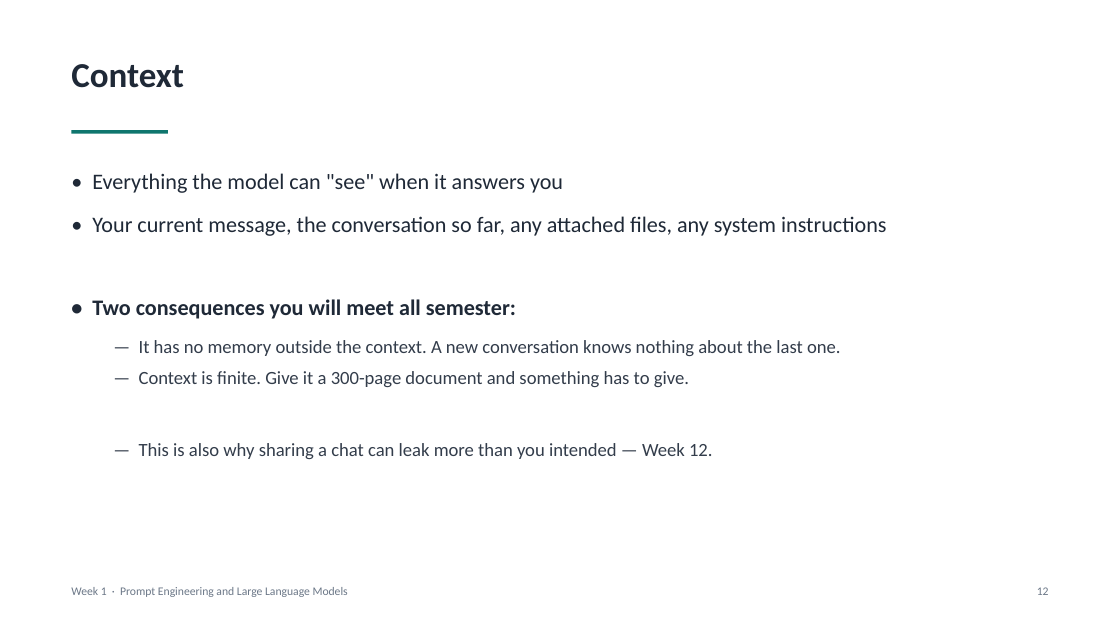
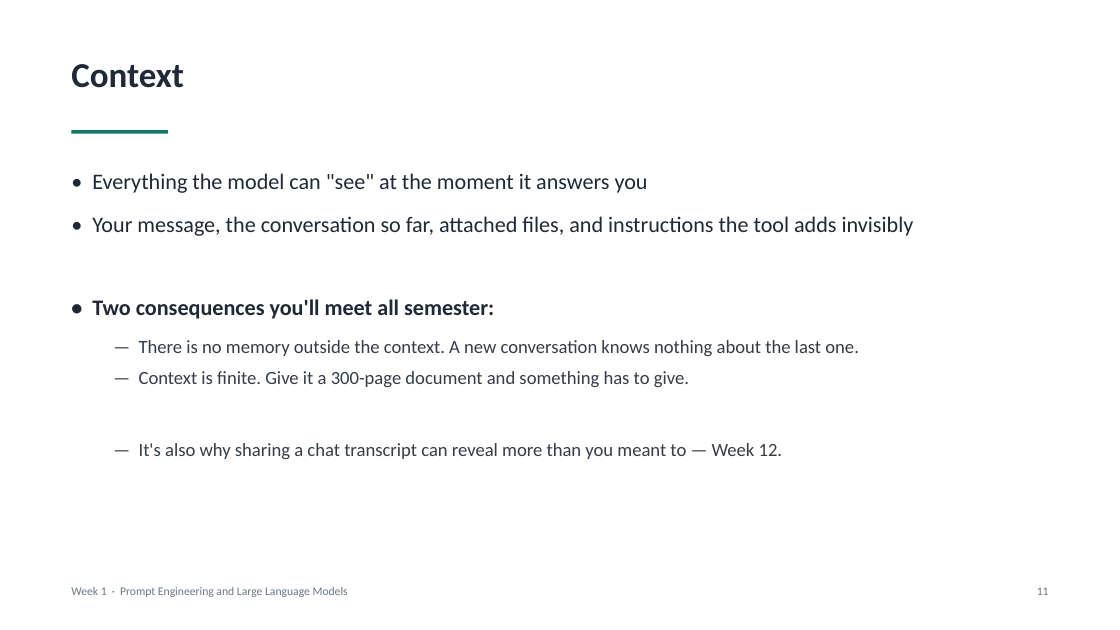
Before and after one commit to makyol/PromptEngineering, a slide deck: slide 11 of Lectures/week01/week01.pptx (slide 12 before the commit). Drawn at 1120x630 pixels with LibreOffice and Linux fonts; fonts in the diff are those of the drawing. Boxes give left, top, right and bottom in pixels: in the first picture for what was removed or moved away, otherwise in the second. Text is boxed around its words. In the diff, an @@ line names an element or a change of style, - is before the commit and + after.

```diff
--- a/Lectures/week01/week01.pptx
+++ b/Lectures/week01/week01.pptx
@@ text at [92, 173, 914, 356]: text changed @@
-• Everything the model can "see" when it answers you
-• Your current message, the conversation so far, any attached files, any system instructions
-• Two consequences you will meet all semester:
-  — It has no memory outside the context. A new conversation knows nothing about the last one.
+• Everything the model can "see" at the moment it answers you
+• Your message, the conversation so far, attached files, and instructions the tool adds invisibly
+• Two consequences you'll meet all semester:
+  — There is no memory outside the context. A new conversation knows nothing about the last one.
@@ text at [139, 443, 783, 459]: text changed @@
-  — This is also why sharing a chat can leak more than you intended — Week 12.
+  — It's also why sharing a chat transcript can reveal more than you meant to — Week 12.
@@ text at [1037, 587, 1049, 595]: text changed @@
-12
+11
```
Also in this commit, not shown: 18 other slides changed, 5 slides added, 3 slides removed, 7 other files.
